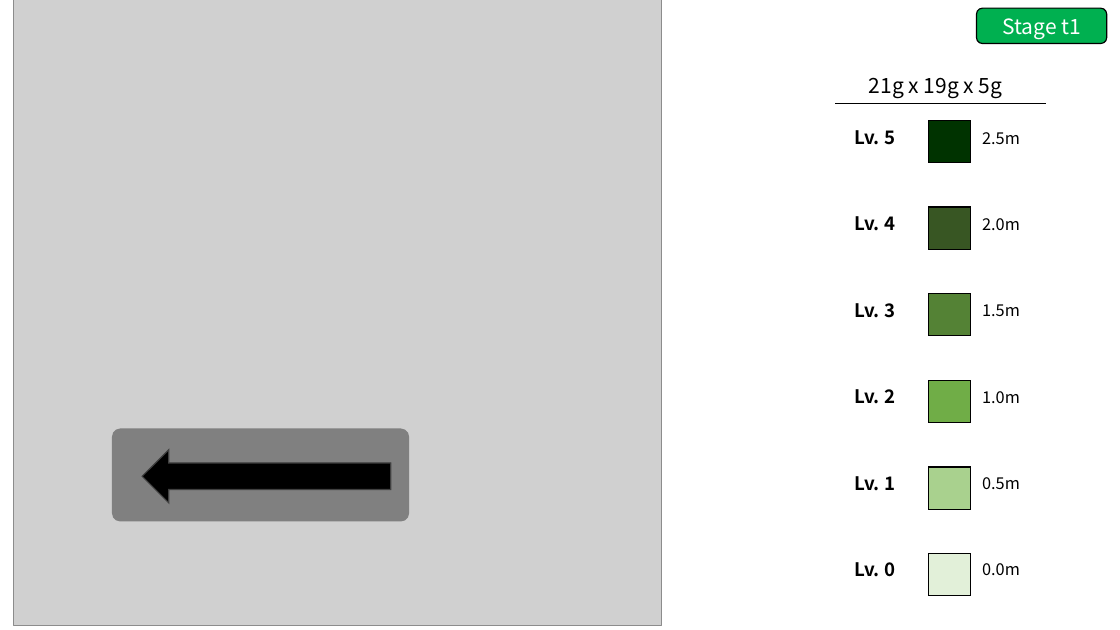
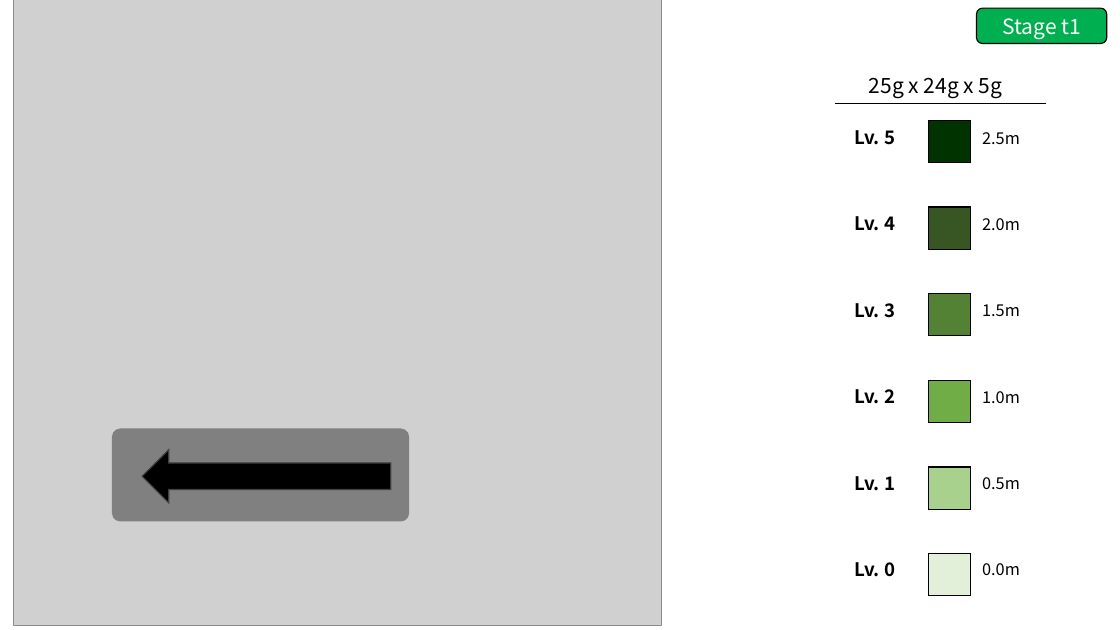
Before and after one commit to GGMGangsterHamster/GangsterHamster, a slide deck: slide 4 of Documents/Aphelios_LevelDesign.pptx. Drawn at 1120x630 pixels with LibreOffice and Linux fonts; fonts in the diff are those of the drawing; grey boxes stand for pictures. Boxes give left, top, right and bottom in pixels: in the first picture for what was removed or moved away, otherwise in the second. Text is boxed around its words. In the diff, an @@ line names an element or a change of style, - is before the commit and + after.

```diff
--- a/Documents/Aphelios_LevelDesign.pptx
+++ b/Documents/Aphelios_LevelDesign.pptx
@@ text at box(869, 77, 1002, 98): text changed @@
-21g x 19g x 5g
+25g x 24g x 5g
```
Also in this commit, not shown: 3 other files.
